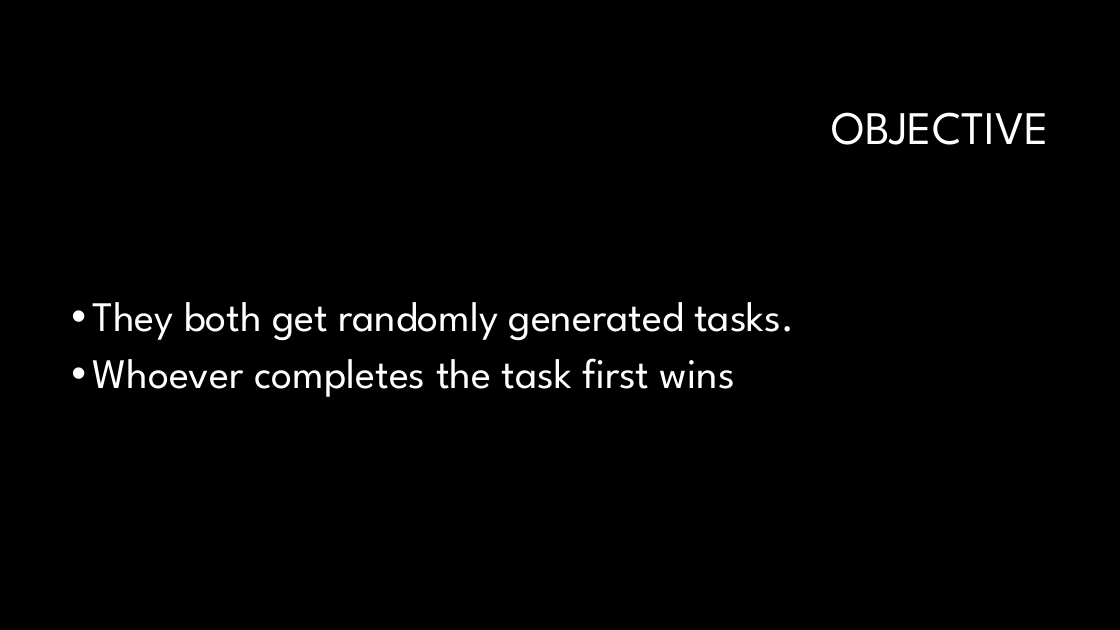
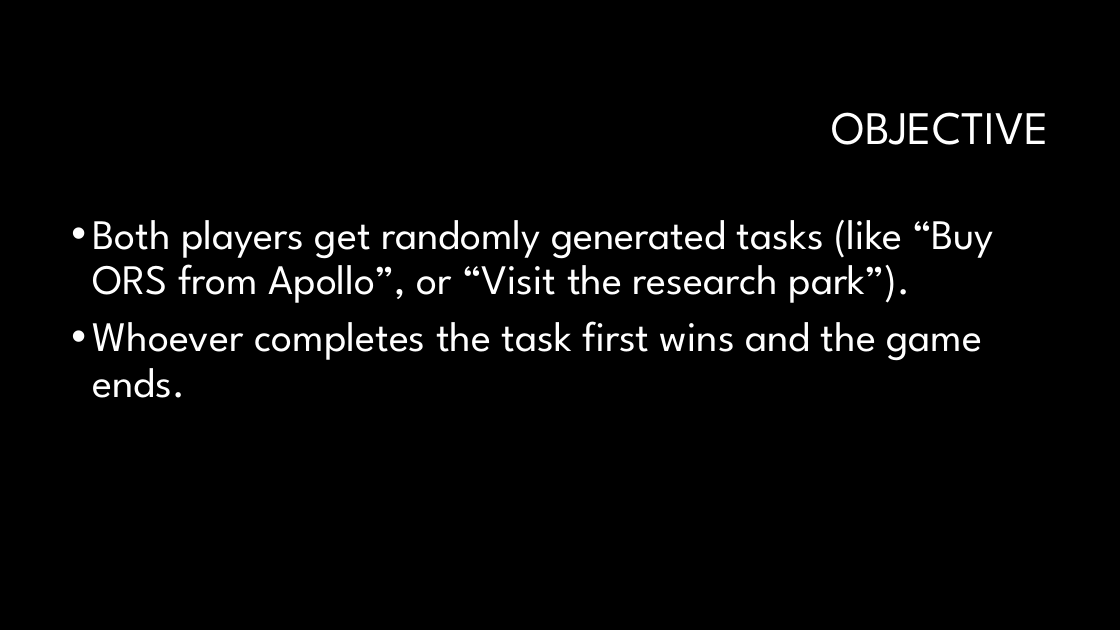
Before and after one commit to DeEpThOuGhT2020/SDL_2PlayerGame, a slide deck: slide 4 of Presentation.pptx. Drawn at 1120x630 pixels with LibreOffice and Linux fonts; fonts in the diff are those of the drawing; background and template pictures are left out. Boxes give left, top, right and bottom in pixels: in the first picture for what was removed or moved away, otherwise in the second. Text is boxed around its words. In the diff, an @@ line names an element or a change of style, - is before the commit and + after.

```diff
--- a/Presentation.pptx
+++ b/Presentation.pptx
@@ text at [92, 220, 994, 398]: text changed @@
-• They both get randomly generated tasks.
-• Whoever completes the task first wins
+• Both players get randomly generated tasks (like “Buy ORS from Apollo”, or “Visit the research park”).
+• Whoever completes the task first wins and the game ends.
```
Also in this commit, not shown: 3 other slides changed, 7 slides added, 5 slides removed.
